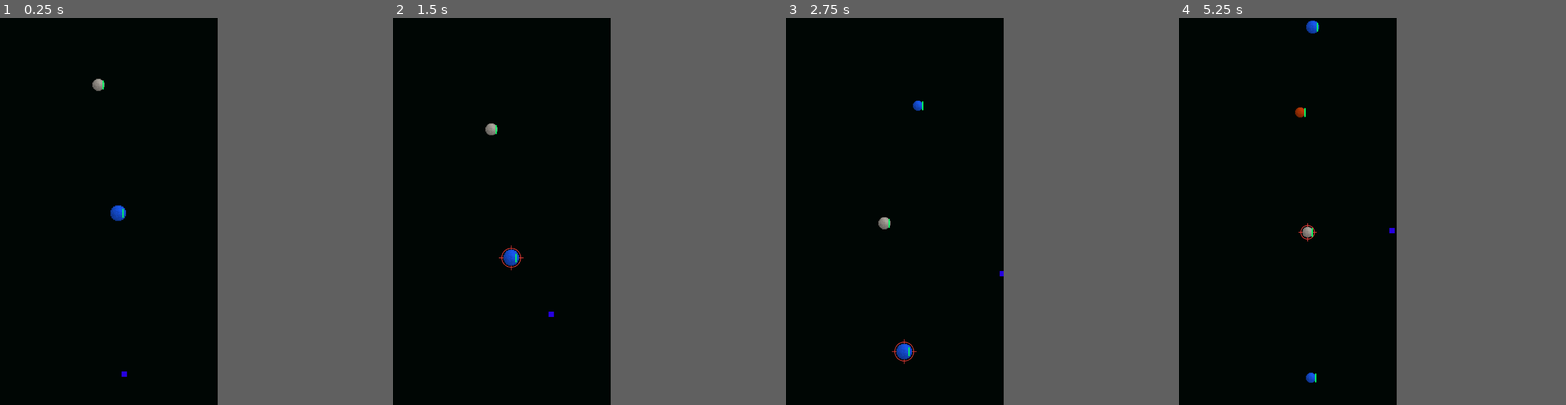
Above: before the commit, frames 1-4 (left to right).
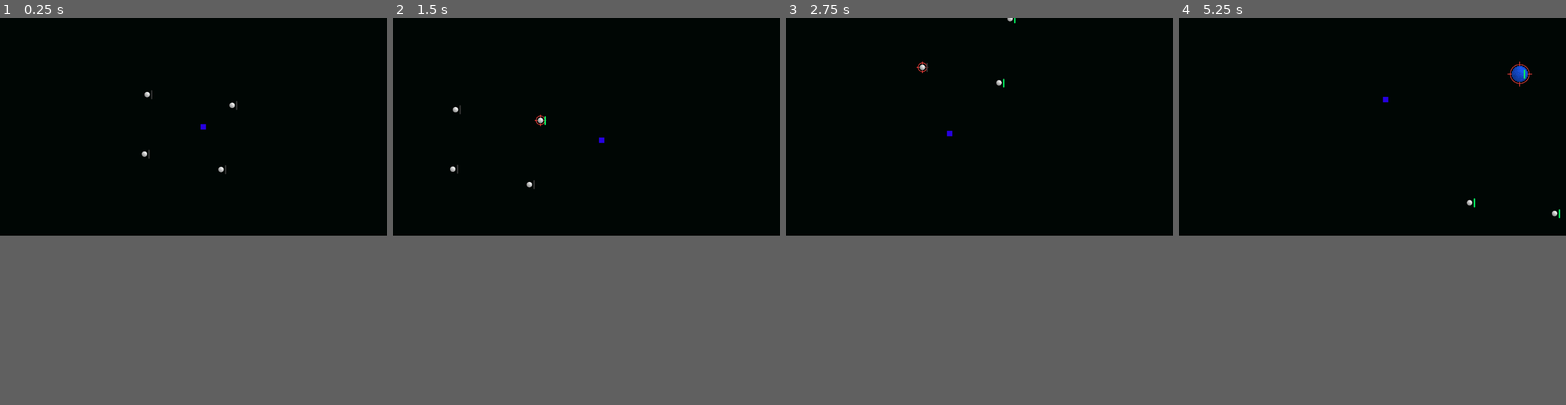
Above: after the commit, the same moments.

Repository: bentingey/Xenon
Game: Godot game, scene res://scenes/main.tscn
Two runs of this game, one before a commit and one after it. Both use one fixed random seed, a clock stepped at 60 frames per second and the inputs below.
Inputs:
- Up to frame 1 (0.25 s): no input
- Up to frame 2 (1.5 s): tap Space (action) at 0.6, 1.35 s
- Up to frame 3 (2.75 s): tap Space (action) at 2.1 s
- Up to frame 4 (5.25 s): tap Space (action) every 0.75 s from 2.85 to 5.1 s
In our replay, the window is 450x800 before the commit and 800x450 after it. These sizes can differ from the game's own. Grey fills any space a smaller window leaves; there, only what the larger window draws over its background counts as a difference.

The runs differ from the first frame. In frame 1, 0.4% of the frame differs, in the area x 23-62%, y 15-93%; in frame 2, 0.4%; in frame 3, 0.5%; in frame 4, 0.6%, in the area x 30-99%, y 0-95%.

Commit message:
changed camera settings and added static planets

Diff:
--- a/project.godot
+++ b/project.godot
@@ -17,10 +17,7 @@
 
 [display]
 
-window/size/viewport_width=648
-window/size/viewport_height=1152
 window/stretch/mode="viewport"
-window/handheld/orientation=1
 
 [global_group]
 
--- a/scenes/main.tscn
+++ b/scenes/main.tscn
@@ -18,3 +18,15 @@
 
 [node name="Player" parent="." instance=ExtResource("3_tefeu")]
 position = Vector2(704, 0)
+
+[node name="Planet" parent="." instance=ExtResource("3_o6xl0")]
+position = Vector2(583, -96)
+
+[node name="Planet2" parent="." instance=ExtResource("3_o6xl0")]
+position = Vector2(836, -64)
+
+[node name="Planet3" parent="." instance=ExtResource("3_o6xl0")]
+position = Vector2(803, 127)
+
+[node name="Planet4" parent="." instance=ExtResource("3_o6xl0")]
+position = Vector2(575, 81)
--- a/scenes/player.tscn
+++ b/scenes/player.tscn
@@ -1,7 +1,6 @@
-[gd_scene load_steps=5 format=3 uid="uid://cg7gie2sfey7l"]
+[gd_scene load_steps=4 format=3 uid="uid://cg7gie2sfey7l"]
 
 [ext_resource type="Script" uid="uid://w26m1tmbl6p1" path="res://scripts/player.gd" id="1_g2els"]
-[ext_resource type="Script" uid="uid://s8fxaq4gylt0" path="res://scripts/camera.gd" id="2_qhqgy"]
 
 [sub_resource type="CircleShape2D" id="CircleShape2D_sgp6g"]
 
@@ -22,15 +21,8 @@
 texture = SubResource("PlaceholderTexture2D_0wfyh")
 
 [node name="Camera2D" type="Camera2D" parent="."]
-position = Vector2(0, -104)
 process_callback = 0
-limit_left = 380
-limit_right = 1028
 limit_smoothed = true
 position_smoothing_enabled = true
 position_smoothing_speed = 2.0
-drag_vertical_enabled = true
 drag_bottom_margin = 0.4
-editor_draw_limits = true
-editor_draw_drag_margin = true
-script = ExtResource("2_qhqgy")
